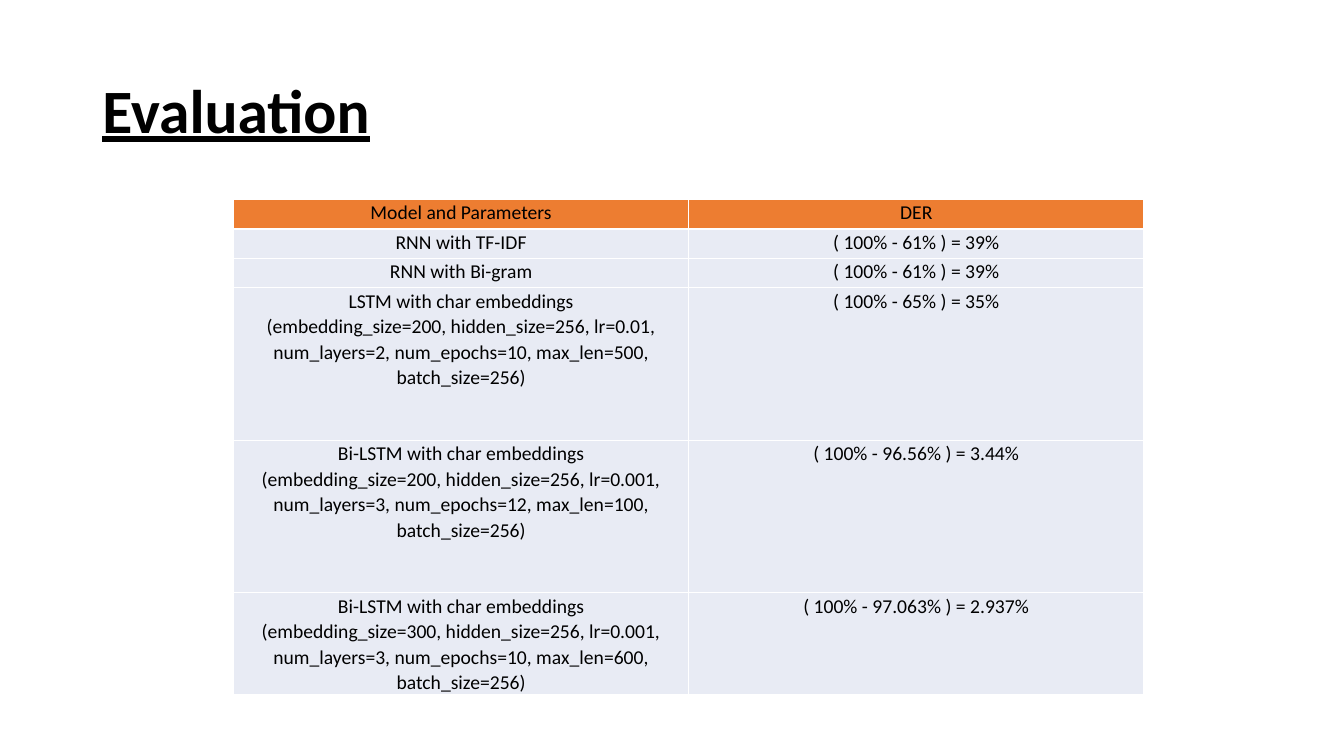
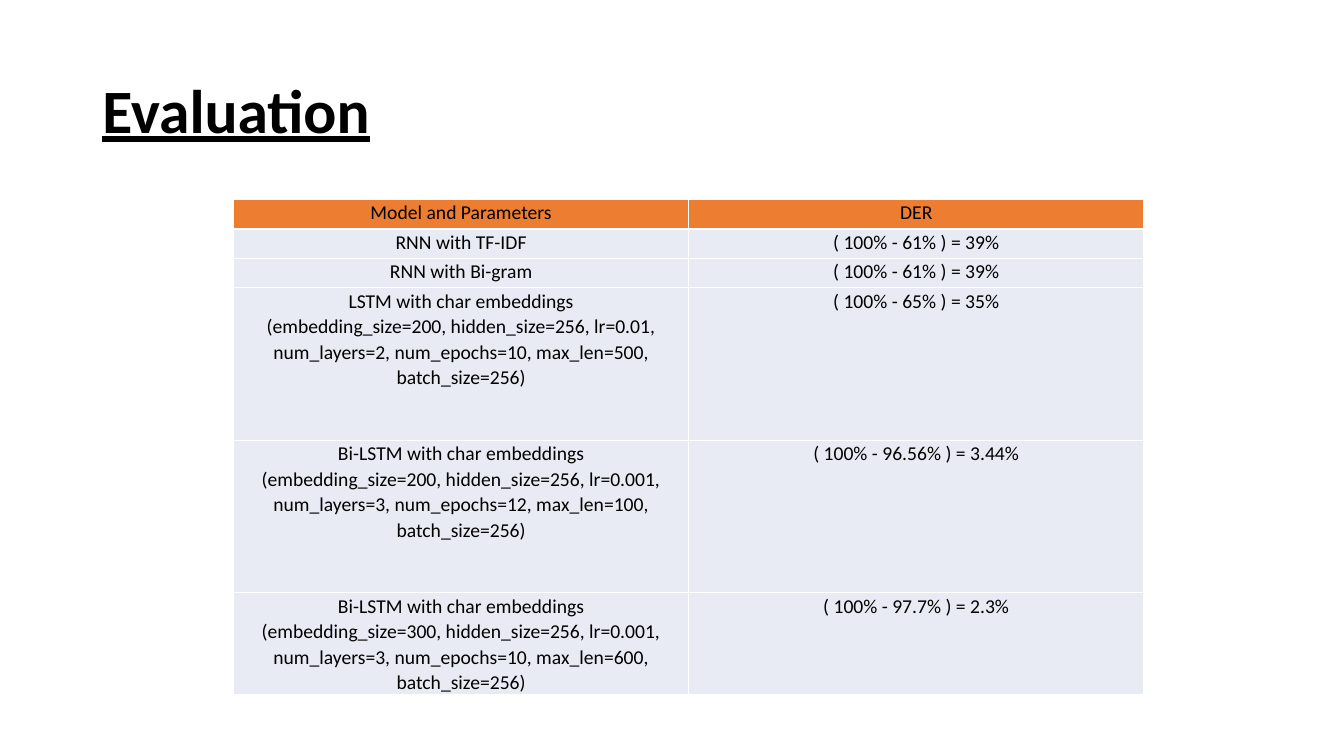
Before and after one commit to MoazHassan2022/Arabic-Text-Diacritization, a slide deck: slide 7 of Team 18 Presentation.pptx. Drawn at 1344x756 pixels with LibreOffice and Linux fonts; fonts in the diff are those of the drawing. Boxes give left, top, right and bottom in pixels: in the first picture for what was removed or moved away, otherwise in the second. Text is boxed around its words. In the diff, an @@ line names an element or a change of style, - is before the commit and + after.

```diff
--- a/Team 18 Presentation.pptx
+++ b/Team 18 Presentation.pptx
@@ table at (234,200,1144,696) @@
-row 6, column 2: ( 100% - 97.063% ) = 2.937%
+row 6, column 2: ( 100% - 97.7% ) = 2.3%
```
Also in this commit, not shown: 2 other files.
